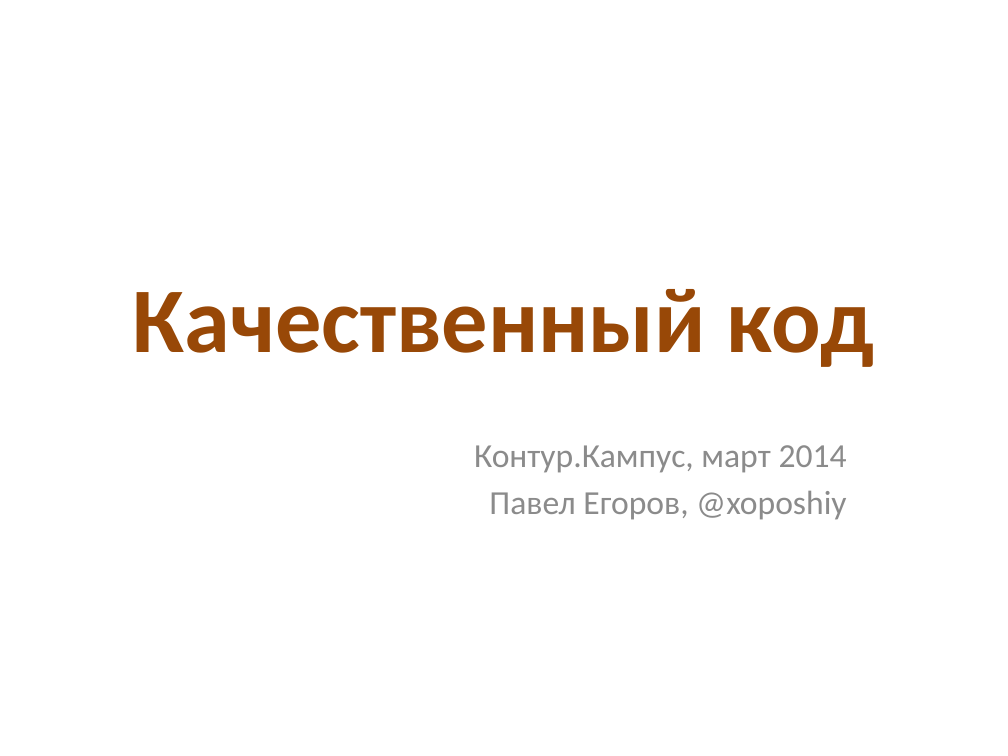
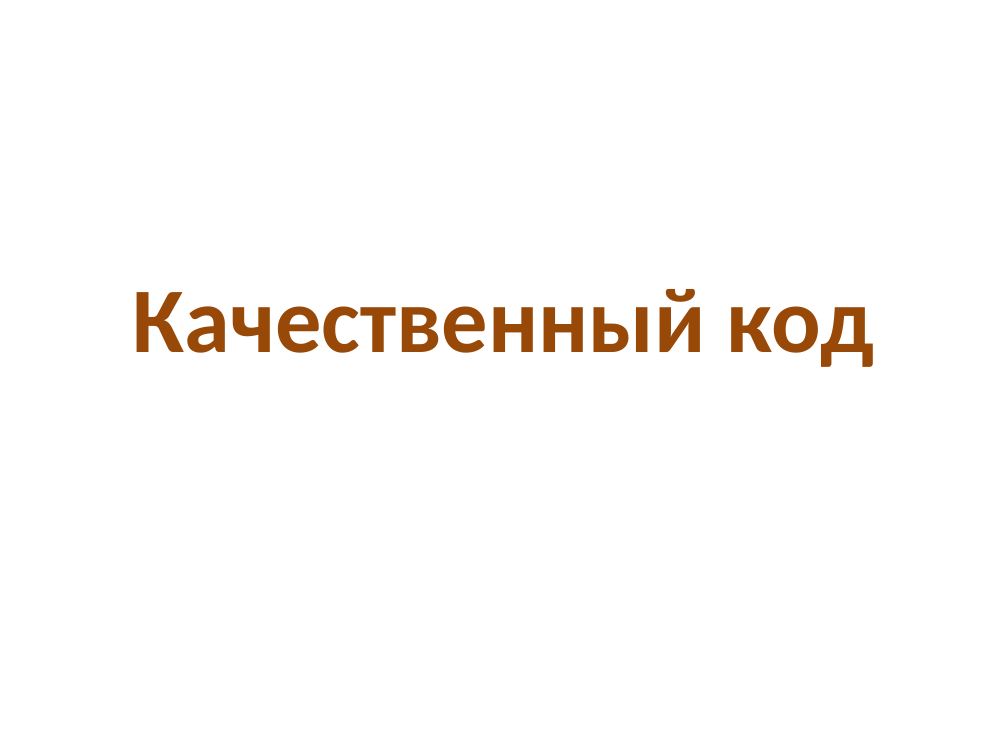
Before and after one commit to kontur-edu/intern-2014, a slide deck: slide 1 of 01-CleanCode/CleanCode.pptx. Drawn at 1008x756 pixels with LibreOffice and Linux fonts; fonts in the diff are those of the drawing. Boxes give left, top, right and bottom in pixels: in the first picture for what was removed or moved away, otherwise in the second. Text is boxed around its words. In the diff, an @@ line names an element or a change of style, - is before the commit and + after.

Commit message:
fix

```diff
--- a/01-CleanCode/CleanCode.pptx
+++ b/01-CleanCode/CleanCode.pptx
@@ subtitle removed at (474,445,847,520) @@
-Контур.Кампус, март 2014
-Павел Егоров, @xoposhiy
```
